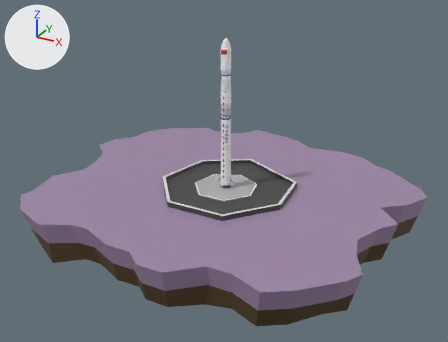
What one commit did to the glTF model public/long-march-4c.gltf.
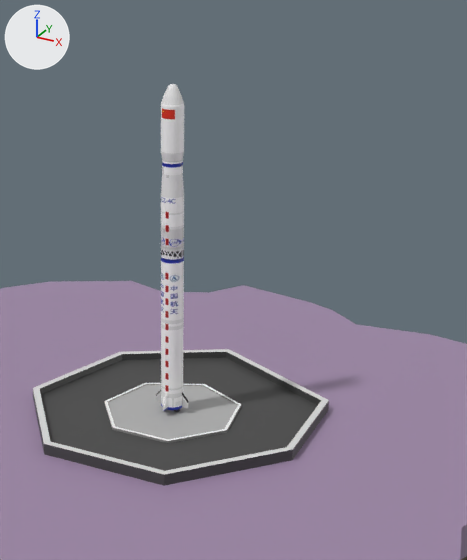
Each version is shown whole from a 50 mm lens placed at (5.87, -10.76, 5.84), pointed at (0.07, -0.2, 0.57), then close up on the part from 33% to 80% of the width and 0% to 75% of the height. The lights are fixed; the arrows at upper left show +X, +Y and +Z. Where no turn or scale is listed for an object, it has been applied to the vertices.
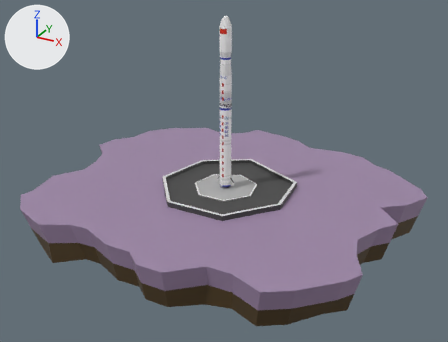
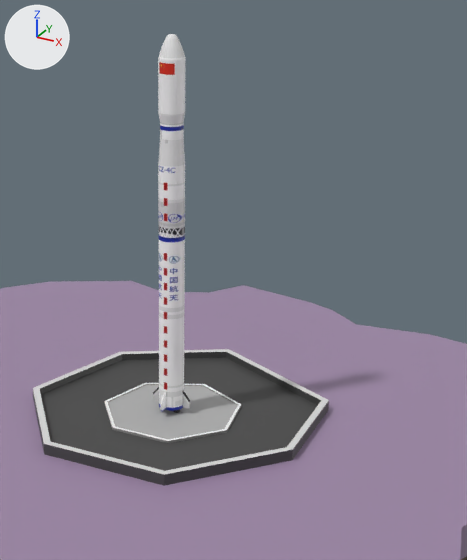
Pixel boxes (x1, y1, x2, y2) of what changed, in the close-ups (467 x 560 px):
```json
{"object": "Cylinder.051", "change": "rescaled", "before": [156, 84, 189, 412], "after": [153, 34, 190, 413], "on screen": "12% wider, 16% taller"}
```

Edits to the scene script, one JSON object a line:
```json
{"op": "set", "path": "ob_cylinder_051.scale", "old": "(0.0285, 0.0285, 0.0445)", "new": "(0.0325, 0.0325, 0.0507)"}
```
